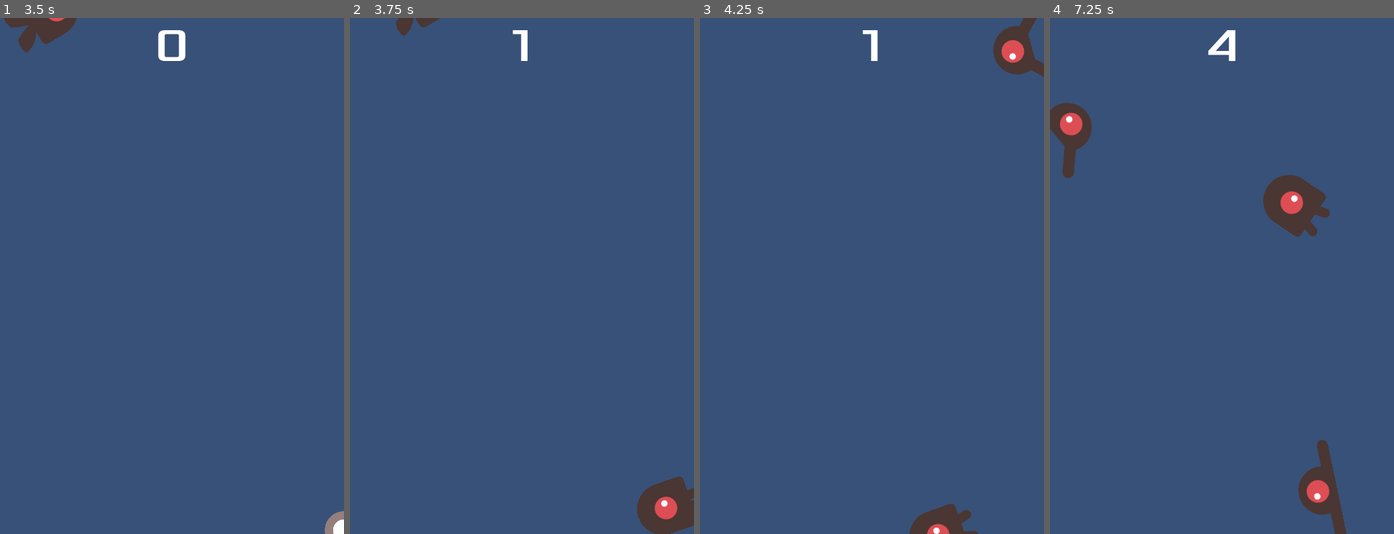
Above: before the commit, frames 1-4 (left to right).
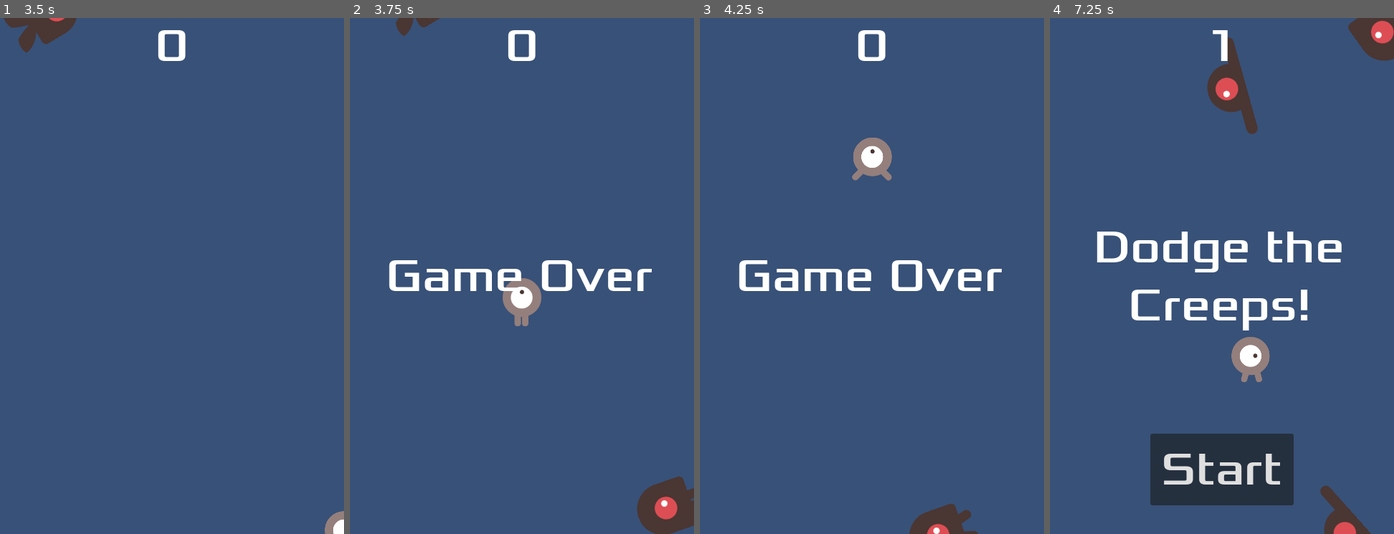
Above: after the commit, the same moments.

Repository: Juniper19/game-1-tutorial
Game: Godot game, scene res://main.tscn
Two runs of this game, one before a commit and one after it. Both use one fixed random seed, a clock stepped at 60 frames per second and the inputs below.
Inputs:
- Up to frame 1 (3.5 s): click "Start" at 0.5 s; tap Enter at 1.25 s; hold Right (move_right) 1.28-2.03 s; hold Down (move_down) 2.03-2.78 s; hold Right (move_right) from 2.78 s (still down)
- Up to frame 2 (3.75 s): release Right (move_right) at 3.53 s; hold Up (move_up) from 3.53 s (still down)
- Up to frame 3 (4.25 s): keep holding Up (move_up)
- Up to frame 4 (7.25 s): release Up (move_up) at 4.28 s; hold Left (move_left) 4.28-5.78 s; hold Down (move_down) 5.78-6.53 s; hold Right (move_right) from 6.53 s (still down)

Frame 1 is identical in both runs. In frame 2, 2.8% of the frame differs, in the area x 11-88%, y 2-60%; in frame 3, 3.9%; in frame 4, 16%, in the area x 0-100%, y 0-100%.

Commit message:
SIGNALS ALMOST RIGHT raaaaa

Diff:
--- a/main.tscn
+++ b/main.tscn
@@ -41,6 +41,8 @@
 
 [node name="HUD" parent="." instance=ExtResource("4_1bvp3")]
 
+[connection signal="hit" from="Player" to="." method="new_game"]
+[connection signal="hit" from="Player" to="." method="game_over"]
 [connection signal="timeout" from="MobTimer" to="." method="_on_mob_timer_timeout"]
 [connection signal="timeout" from="ScoreTimer" to="." method="_on_score_timer_timeout"]
 [connection signal="timeout" from="StartTimer" to="." method="_on_start_timer_timeout"]
